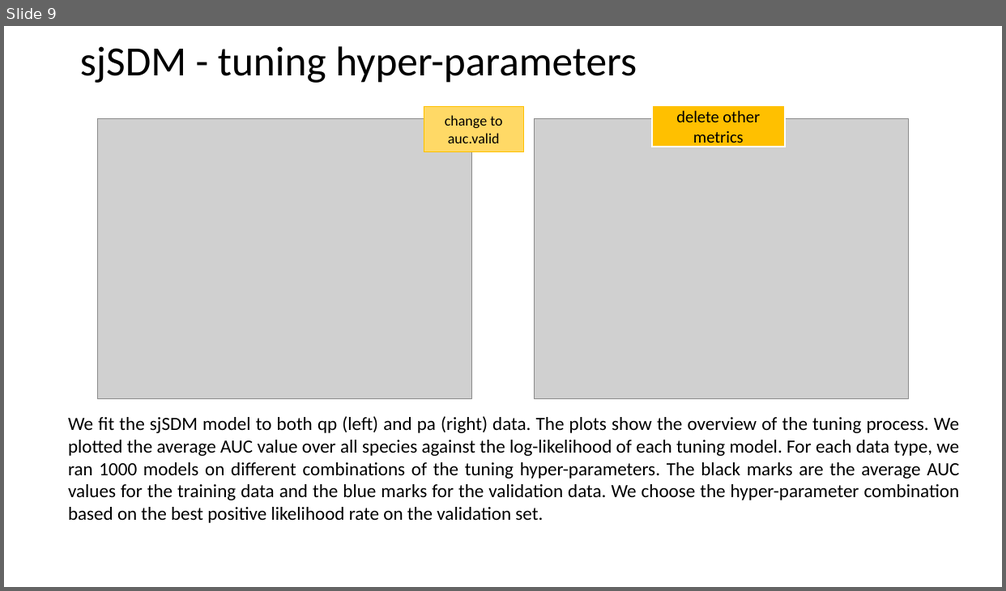
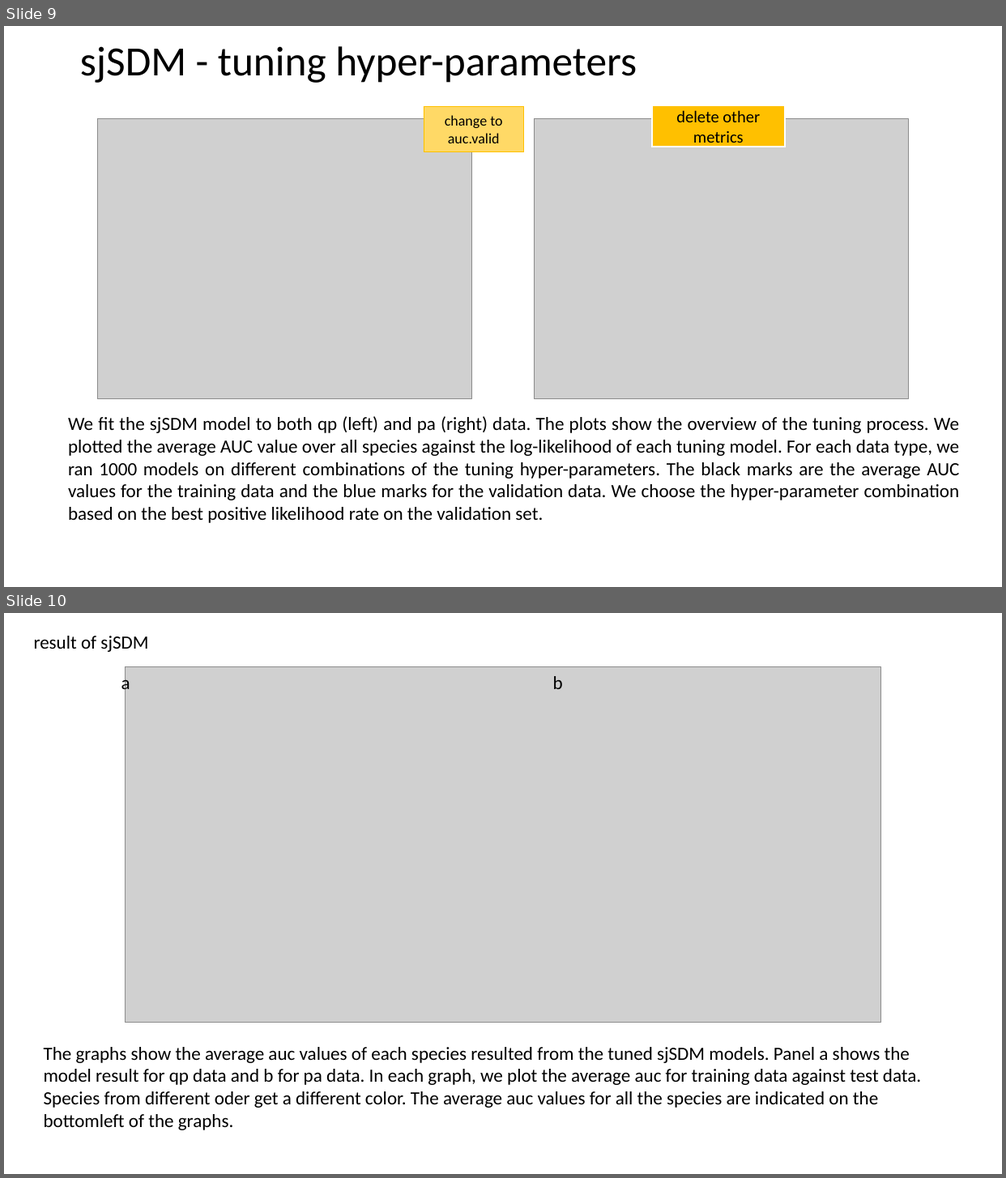
Before and after one commit to dougwyu/HJA_analyses_Kelpie, a slide deck: HJA_sjSDM_paper/misc_presentations/HJA Experiment Forest.ppt. Shown one above the other, each under a label of ours: slide 9 before the commit, slides 9 and 10 after it. The pictures are 1006x591 and 1006x1178 pixels, drawn with LibreOffice and Linux fonts; fonts in the diff are those of the drawing; grey boxes stand for pictures. Boxes give left, top, right and bottom in pixels: in the first picture for what was removed or moved away, otherwise in the second. Text is boxed around its words. In the diff, an @@ line names an element or a change of style, - is before the commit and + after.

```diff
--- a/HJA_sjSDM_paper/misc_presentations/HJA Experiment Forest.ppt
+++ b/HJA_sjSDM_paper/misc_presentations/HJA Experiment Forest.ppt
@@ slide 10 added at (4, 613, 1002, 1174), background #FFFFFF @@
@@ text added at (34, 636, 148, 652), 18 pt, text #000000 @@
+result of sjSDM
@@ text added at (121, 673, 130, 694), 18 pt, text #000000 @@
+a
@@ picture added at (126, 666, 880, 1023) @@
@@ text added at (553, 676, 563, 689), 18 pt, text #000000 @@
+b
@@ text added at (44, 1047, 921, 1131), 18 pt, text #000000 @@
+The graphs show the average auc values of each species resulted from the tuned sjSDM models. Panel a shows the model result for qp data and b for pa data. In each graph, we plot the average auc for training data against test data. Species from different oder get a different color. The average auc values for all the species are indicated on the bottomleft of the graphs.
```
Also in this commit, not shown: 1 slide changed, 2 other slides added, 3 slides removed.
